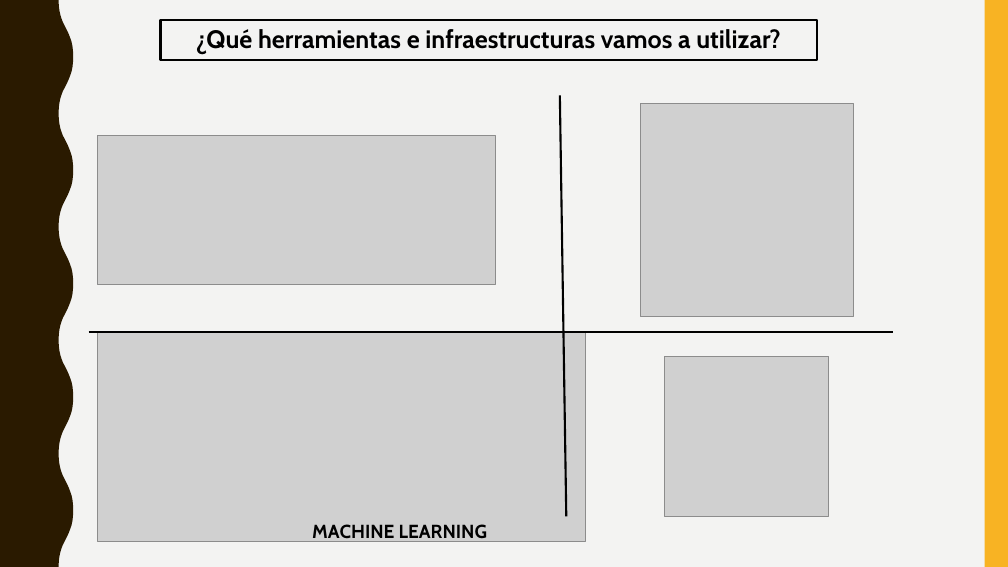
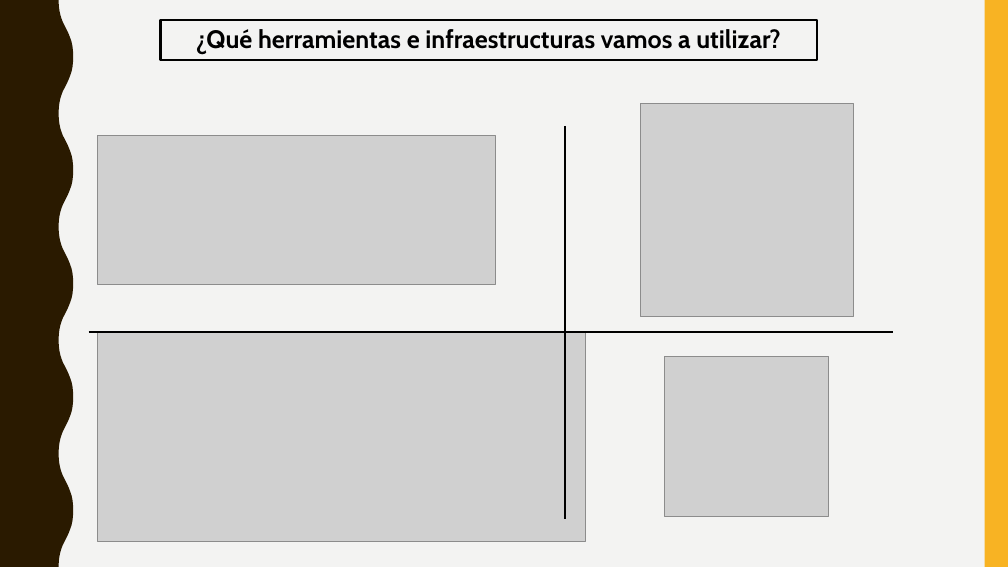
Before and after one commit to artusec/Cloud_BigData_UCM, a slide deck: slide 4 of Accidentes_v2.pptx. Drawn at 1008x567 pixels with LibreOffice and Linux fonts; fonts in the diff are those of the drawing; grey boxes stand for pictures. Boxes give left, top, right and bottom in pixels: in the first picture for what was removed or moved away, otherwise in the second. Text is boxed around its words. In the diff, an @@ line names an element or a change of style, - is before the commit and + after.

```diff
--- a/Accidentes_v2.pptx
+++ b/Accidentes_v2.pptx
@@ line moved from (560, 95) - (566, 516) to (566, 126) - (566, 519) @@
@@ text removed at bbox=[312, 524, 487, 542] @@
-MACHINE LEARNING
```
Also in this commit, not shown: 1 other slide changed.
